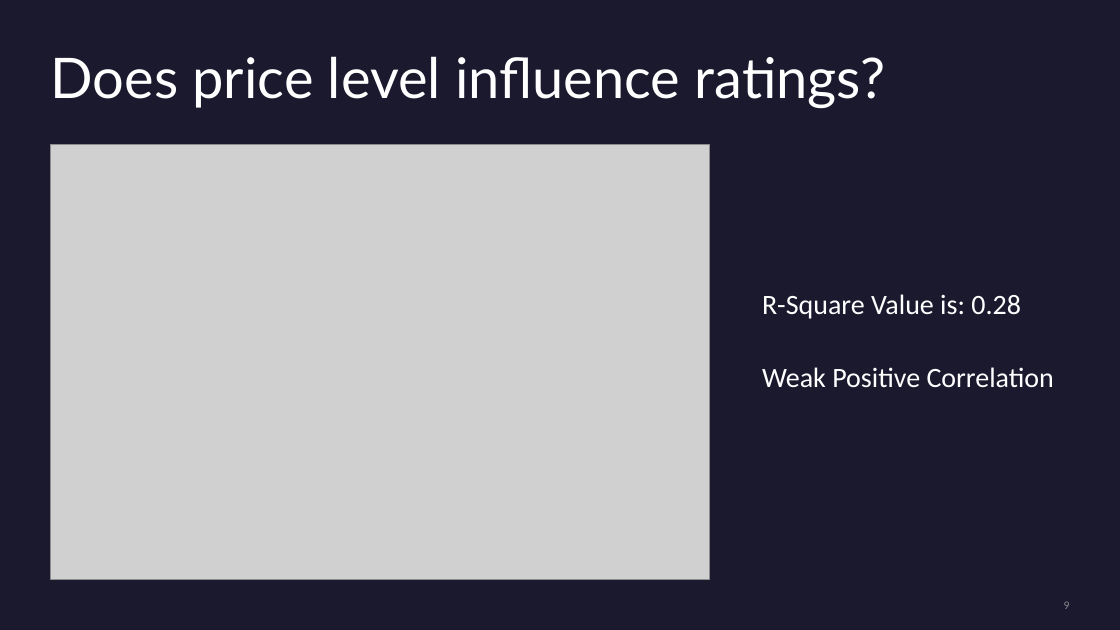
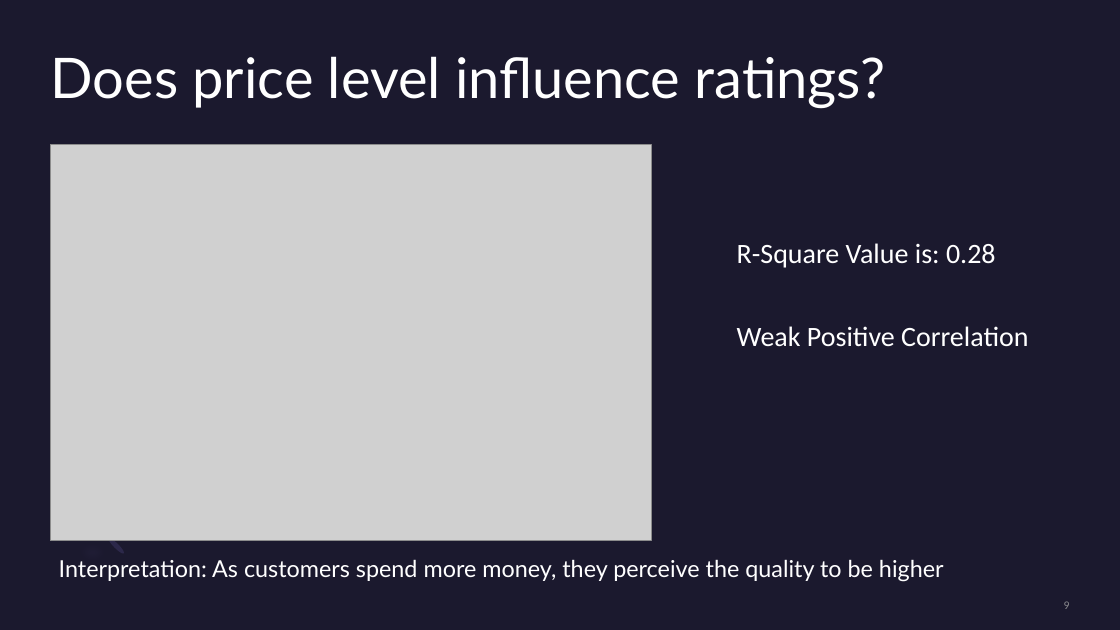
Before and after one commit to mward95/Restaurant_API, a slide deck: slide 9 of Sanjay Dabra/Presentation1.pptx. Drawn at 1120x630 pixels with LibreOffice and Linux fonts; fonts in the diff are those of the drawing; grey boxes stand for pictures. Boxes give left, top, right and bottom in pixels: in the first picture for what was removed or moved away, otherwise in the second. Text is boxed around its words. In the diff, an @@ line names an element or a change of style, - is before the commit and + after.

```diff
--- a/Sanjay Dabra/Presentation1.pptx
+++ b/Sanjay Dabra/Presentation1.pptx
@@ picture: place and size @@
-picture at box(50, 145, 710, 580)
+picture at box(50, 145, 651, 541)
@@ text "R-Square Value is: 0.28": place and size @@
-text "R-Square Value is: 0.28" at box(762, 294, 1021, 319)
+text "R-Square Value is: 0.28" at box(737, 243, 996, 268)
@@ text "Weak Positive Correlation": place and size @@
-text "Weak Positive Correlation" at box(762, 367, 1054, 387)
+text "Weak Positive Correlation" at box(737, 326, 1028, 346)
@@ ellipse added at box(106, 537, 125, 556), fill #2C284A @@
@@ text added at box(59, 559, 944, 582), 20 pt, text #FFFFFF @@
+Interpretation: As customers spend more money, they perceive the quality to be higher
```
Also in this commit, not shown: 7 other slides changed, 2 slides added, 1 slide removed.
